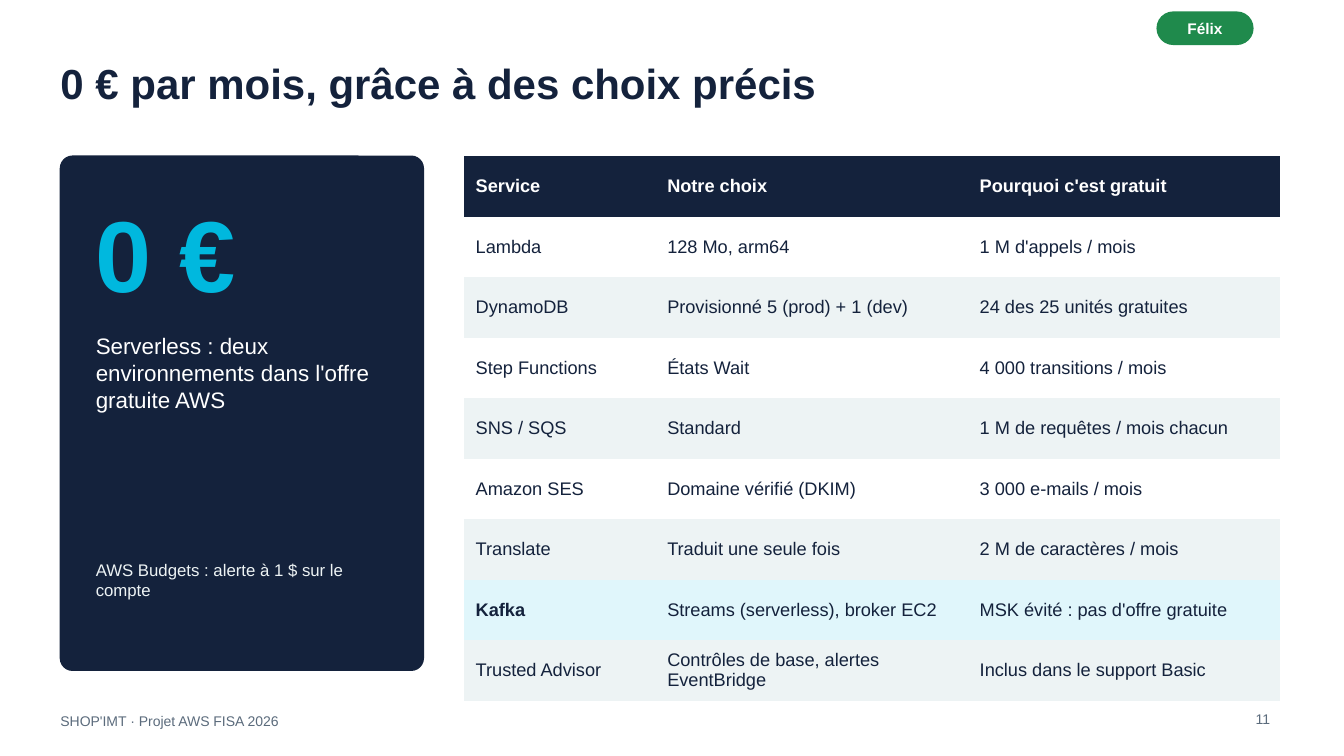
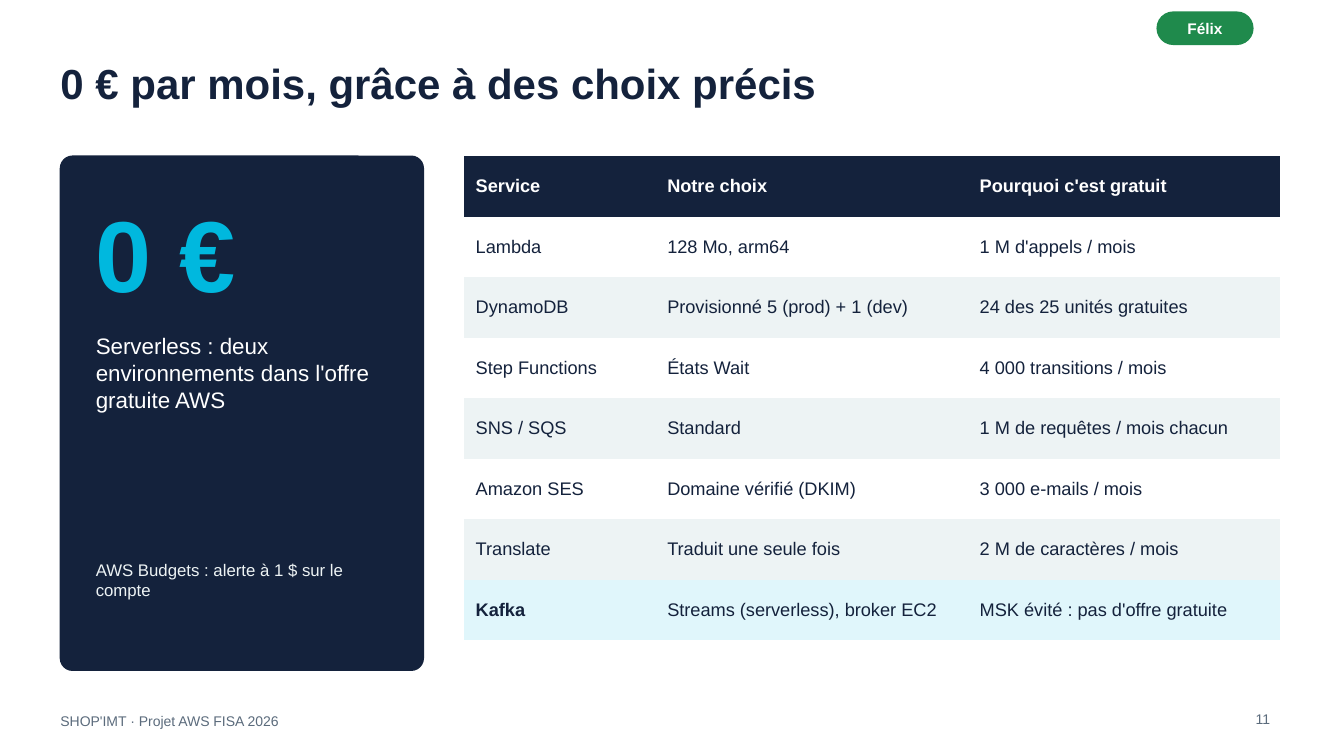
Before and after one commit to louizoom/shop-imt, a slide deck: slide 11 of docs/SHOP-IMT-presentation.pptx. Drawn at 1344x756 pixels with LibreOffice and Linux fonts; fonts in the diff are those of the drawing. Boxes give left, top, right and bottom in pixels: in the first picture for what was removed or moved away, otherwise in the second. Text is boxed around its words. In the diff, an @@ line names an element or a change of style, - is before the commit and + after.

```diff
--- a/docs/SHOP-IMT-presentation.pptx
+++ b/docs/SHOP-IMT-presentation.pptx
@@ table at (464, 156, 1280, 624) @@
-row 9: Trusted Advisor | Contrôles de base, alertes EventBridge | Inclus dans le support Basic
```
Also in this commit, not shown: 1 other slide changed.
